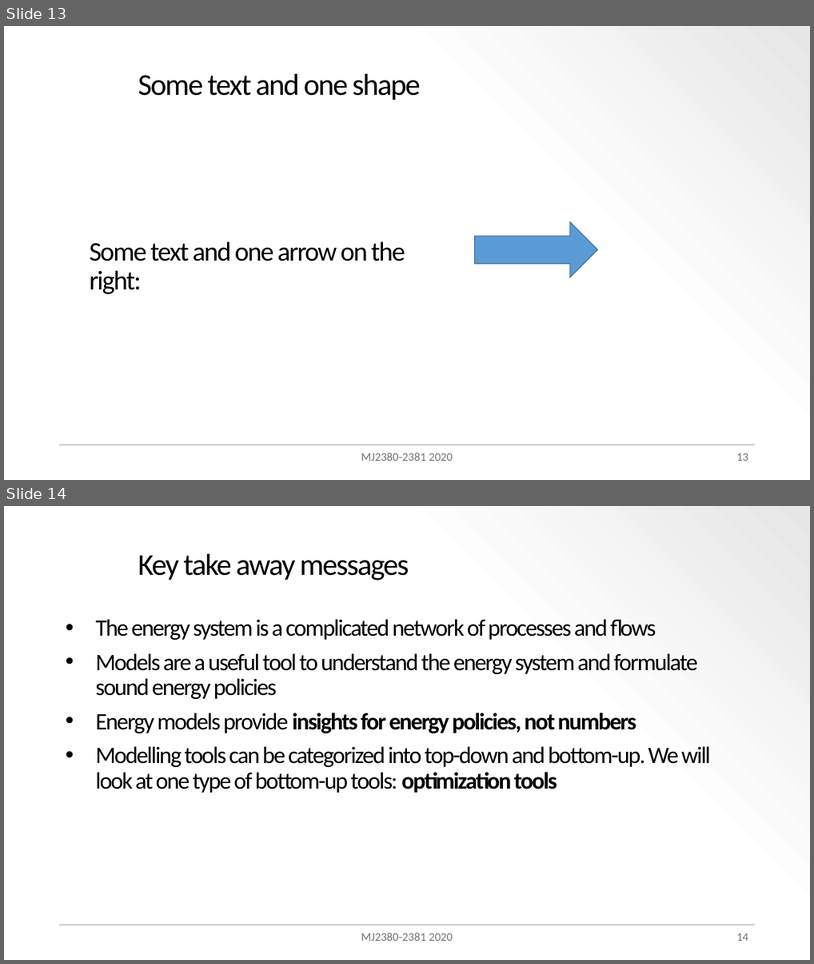
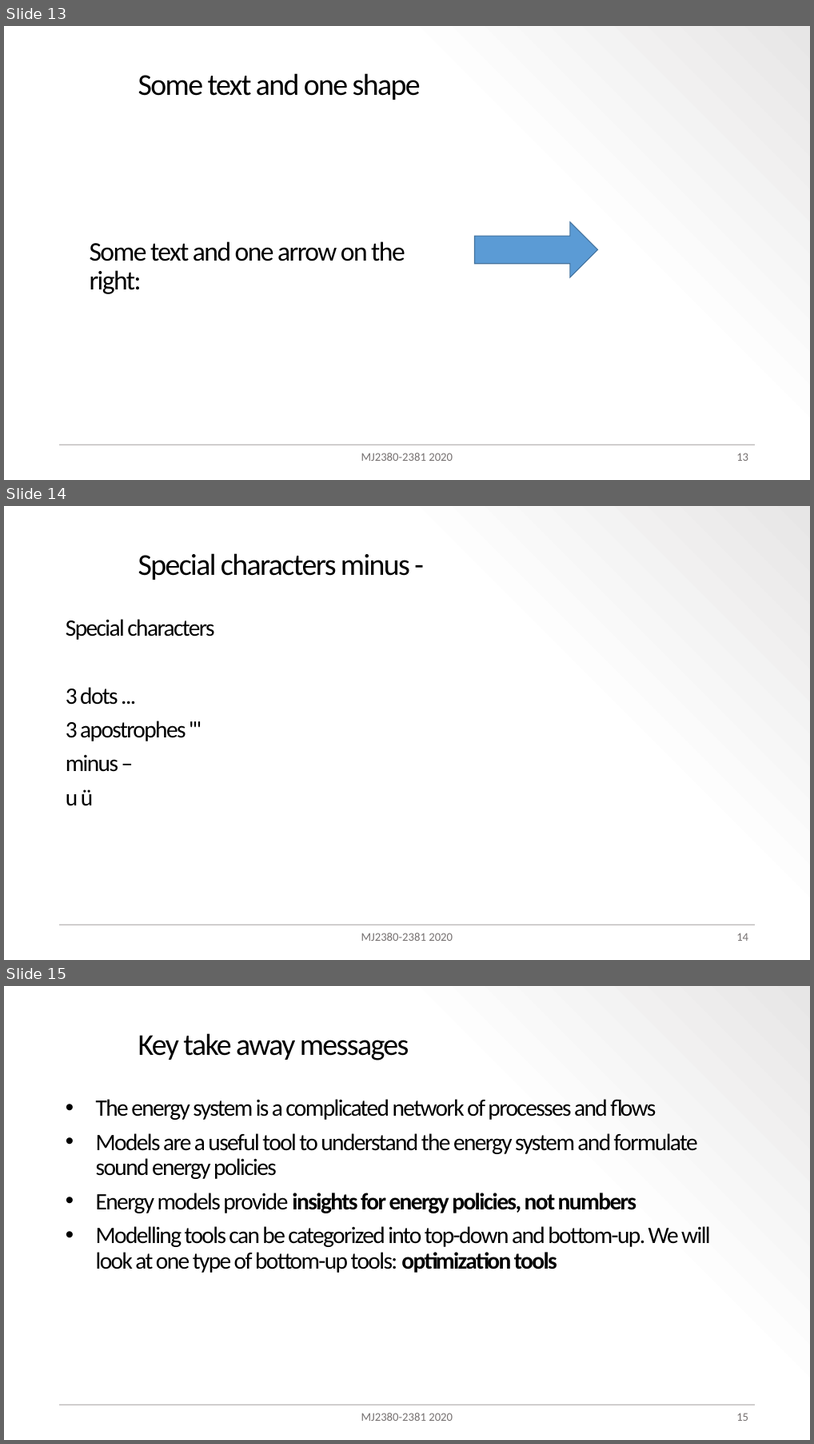
Before and after one commit to KTH-dESA/teaching_kit, a slide deck: files/ppt_presentations/ppt_demo.pptx. Shown one above the other, each under a label of ours: slides 13 and 14 before the commit, slides 13, 14 and 15 after it. The pictures are 814x964 and 814x1444 pixels, drawn with LibreOffice and Linux fonts; fonts in the diff are those of the drawing; background and template pictures are left out. Boxes give left, top, right and bottom in pixels: in the first picture for what was removed or moved away, otherwise in the second. Text is boxed around its words. In the diff, an @@ line names an element or a change of style, - is before the commit and + after.

Commit message:
created function to replace special characters

```diff
--- a/files/ppt_presentations/ppt_demo.pptx
+++ b/files/ppt_presentations/ppt_demo.pptx
@@ slide 14 added at (4,506,810,960), background gradient #FFFFFF to #FDFDFD to #E7E6E6; not listed: 1 template element that a slide beside it also shows @@
@@ title added at (138,553,410,580), 36 pt, text #000000 @@
+Special characters minus -
@@ text added at (66,619,214,806), 28 pt, text #000000 @@
+Special characters
+3 dots ...
+3 apostrophes '''
+minus –
+u ü
@@ text added at (362,932,453,940), 14 pt, text #767171 @@
+MJ2380-2381 2020
@@ page number added at (737,932,749,940), 14 pt, text #767171 @@
+14
@@ what was slide 14 is now slide 15 @@
@@ page number at (737,1412,749,1420): text changed @@
-14
+15
```
Also in this commit, not shown: 18 other files.
